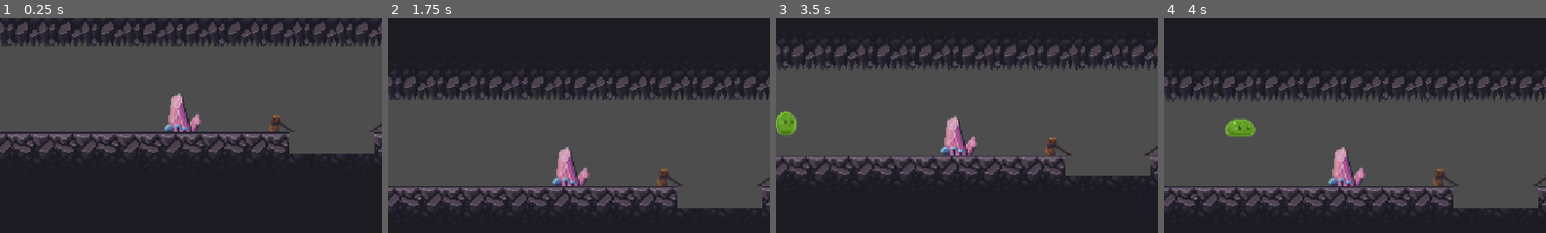
Above: before the commit, frames 1-4 (left to right).
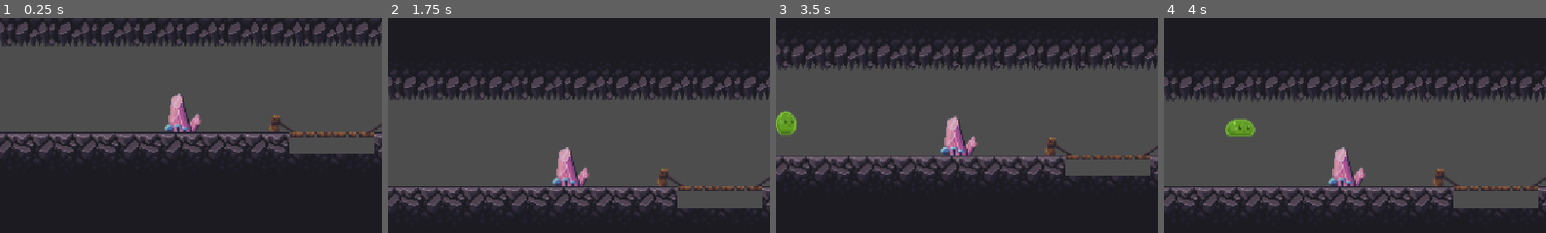
Above: after the commit, the same moments.

Repository: katfishkatfishing/bounce-
Game: Godot game, scene res://scenes/parkour/parkour.tscn
The game is run twice, just before and just after one commit, with the same random seed, the same clock (stepped at 60 frames per second) and the same inputs. This scene is started directly instead of the project's main scene.
Inputs (mouse positions are % of the whole screen's width and height, from its top left):
- Up to frame 1 (0.25 s): no input
- Up to frame 2 (1.75 s): tap Enter at 0.5 s; move the mouse to (72, 45) at 0.52 s; hold D (right) from 0.53 s (still down); tap Alt at 0.6 s; click (72, 45) at 0.67 s; tap W (up) at 0.77, 1.52 s; move the mouse to (30, 55) at 1.27 s; tap Shift at 1.35 s
- Up to frame 3 (3.5 s): move the mouse to (60, 28) at 2.02 s; release D (right) at 2.03 s; hold A (left) 2.03-2.78 s; tap Alt at 2.1 s; move the mouse to (45, 70) at 2.77 s; hold D (right) from 2.78 s (still down); tap Shift at 2.85 s; click (45, 70) at 2.92 s; tap W (up) at 3.02 s
- Up to frame 4 (4 s): keep holding D (right); move the mouse to (80, 65) at 3.52 s; tap Alt at 3.6 s; tap W (up) at 3.77 s
The pictures show only the part of the screen within x 26-76%, y 25-75%; the shares and areas given below are measured in that part.

The runs differ from the first frame. In frame 1, 0.5% of the frame differs, in the area x 76-98%, y 52-56%; in frame 2, 0.4%; in frame 3, 0.3%; in frame 4, 0.4%.

Commit message:
fixed trapped bridge

Diff:
--- a/bounce!/scenes/00_pit/tutorial.tscn
+++ b/bounce!/scenes/00_pit/tutorial.tscn
@@ -1,5 +1,6 @@
 [gd_scene format=4 uid="uid://oav3hidcx5h0"]
 
+[ext_resource type="Script" uid="uid://e8fywnj0m0an" path="res://scripts/tutorial.gd" id="1_rjera"]
 [ext_resource type="Texture2D" uid="uid://xkffjubrfc4r" path="res://assets/tilemap/crystal cave tiles.png" id="1_usprk"]
 [ext_resource type="PackedScene" uid="uid://dou3uyrpifuhj" path="res://scenes/platforms/moving_platform_wood.tscn" id="2_n416f"]
 [ext_resource type="PackedScene" uid="uid://cjnbi7ekfkvnr" path="res://player/player.tscn" id="3_e35f4"]
@@ -468,6 +469,7 @@
 size = Vector2(121, 54)
 
 [node name="tutorial" type="Node2D" unique_id=961129373]
+script = ExtResource("1_rjera")
 
 [node name="TileMapLayer" type="TileMapLayer" parent="." unique_id=1353355503]
 tile_map_data = PackedByteArray("AAAAAAAAAAAFAAAAAAAAAAEAAAAFAAEAAAAAAAIAAAAFAAIAAAAAAAMAAAAFAAMAAAABAAAAAAAGAAAAAAABAA …(27792 unchanged characters)…
@@ -542,10 +544,10 @@
 shape = SubResource("RectangleShape2D_yf5fn")
 
 [node name="TextEdit4" type="TextEdit" parent="." unique_id=1956358642]
-offset_left = 986.0
-offset_top = -88.0
-offset_right = 1106.0
-offset_bottom = -59.0
+offset_left = 953.0
+offset_top = -90.0
+offset_right = 1073.0
+offset_bottom = -61.0
 theme_override_styles/normal = SubResource("StyleBoxEmpty_uxdra")
 theme_override_styles/focus = SubResource("StyleBoxEmpty_bic0w")
 theme_override_styles/read_only = SubResource("StyleBoxEmpty_xwvya")
@@ -563,10 +565,9 @@
 virtual_keyboard_enabled = false
 
 [node name="TextEdit5" type="TextEdit" parent="." unique_id=2138097195]
-offset_left = 980.0
-offset_top = -28.0
-offset_right = 1110.0
-offset_bottom = 1.0
+offset_left = 948.0
+offset_top = -29.0
+offset_right = 1078.0
 theme_override_styles/normal = SubResource("StyleBoxEmpty_uxdra")
 theme_override_styles/focus = SubResource("StyleBoxEmpty_bic0w")
 theme_override_styles/read_only = SubResource("StyleBoxEmpty_xwvya")
@@ -582,3 +583,6 @@
 empty_selection_clipboard_enabled = false
 tab_input_mode = false
 virtual_keyboard_enabled = false
+
+[connection signal="body_entered" from="retry_tutorial" to="." method="_on_retry_tutorial_body_entered"]
+[connection signal="body_entered" from="tp_parkour" to="." method="_on_tp_parkour_body_entered"]
--- a/bounce!/scenes/parkour/parkour.tscn
+++ b/bounce!/scenes/parkour/parkour.tscn
@@ -2,6 +2,7 @@
 
 [ext_resource type="Texture2D" uid="uid://xkffjubrfc4r" path="res://assets/tilemap/crystal cave tiles.png" id="1_jbll3"]
 [ext_resource type="PackedScene" uid="uid://cjnbi7ekfkvnr" path="res://player/player.tscn" id="2_bfiwq"]
+[ext_resource type="PackedScene" uid="uid://dwrfkkx08tpfa" path="res://scenes/platforms/trapped_bridge.tscn" id="3_vswcf"]
 [ext_resource type="PackedScene" uid="uid://cqkgpl7hdem3p" path="res://scenes/platforms/t_platform.tscn" id="4_16dot"]
 [ext_resource type="PackedScene" uid="uid://dou3uyrpifuhj" path="res://scenes/platforms/moving_platform_wood.tscn" id="5_wuwrb"]
 
@@ -516,3 +517,6 @@
 [node name="AnimationPlayer" type="AnimationPlayer" parent="moving platform wood2" unique_id=132049384]
 libraries/ = SubResource("AnimationLibrary_wuwrb")
 autoplay = &"spin_boi"
+
+[node name="trapped_bridge" parent="." unique_id=89954691 instance=ExtResource("3_vswcf")]
+position = Vector2(150, 2)
--- a/bounce!/scenes/platforms/trapped_bridge.tscn
+++ b/bounce!/scenes/platforms/trapped_bridge.tscn
@@ -48,7 +48,7 @@
 "times": PackedFloat32Array(0, 1),
 "transitions": PackedFloat32Array(1, 1),
 "update": 0,
-"values": [Vector2(0, 1), Vector2(0.5, 805)]
+"values": [Vector2(0, 1), Vector2(0, 2172)]
 }
 tracks/1/type = "value"
 tracks/1/imported = false
@@ -60,7 +60,7 @@
 "times": PackedFloat32Array(0, 1),
 "transitions": PackedFloat32Array(1, 1),
 "update": 0,
-"values": [Vector2(0, 0), Vector2(0.5, 804)]
+"values": [Vector2(0, 0), Vector2(0, 2171)]
 }
 
 [sub_resource type="AnimationLibrary" id="AnimationLibrary_6r51h"]
--- a/bounce!/scripts/trapped_bridge.gd
+++ b/bounce!/scripts/trapped_bridge.gd
@@ -2,6 +2,7 @@
 
 @onready var collision_shape_2d: CollisionShape2D = $Sense/CollisionShape2D
 @onready var animation_player: AnimationPlayer = $AnimationPlayer
+
 
 
 # Called when the node enters the scene tree for the first time.
@@ -10,10 +11,10 @@
 
 
 # Called every frame. 'delta' is the elapsed time since the previous frame.
-func _process(delta: float) -> void:
+func _process(_delta: float) -> void:
 	pass
 
 func _on_sense_body_entered(body: CharacterBody2D) -> void:
 	print("Detected a body named: ", body.name)
-	if body.name == "player":
+	if body.name == "Player":
 		animation_player.play("falling_bridge")
--- /dev/null
+++ b/bounce!/scripts/tutorial.gd
@@ -0,0 +1,28 @@
+extends Node2D
+
+@onready var player: CharacterBody2D = $Player
+
+
+# Called when the node enters the scene tree for the first time.
+func _ready() -> void:
+	pass # Replace with function body.
+
+
+# Called every frame. 'delta' is the elapsed time since the previous frame.
+func _process(_delta: float) -> void:
+	pass
+
+
+
+
+func _on_retry_tutorial_body_entered(body: CharacterBody2D) -> void:
+	print("in")
+	if body.name == "player":
+		body.global_position = Vector2(450, -50)
+
+
+
+
+
+func _on_tp_parkour_body_entered(body: CharacterBody2D) -> void:
+	pass # Replace with function body.
Not shown, added: bounce!/scripts/tutorial.gd.uid
